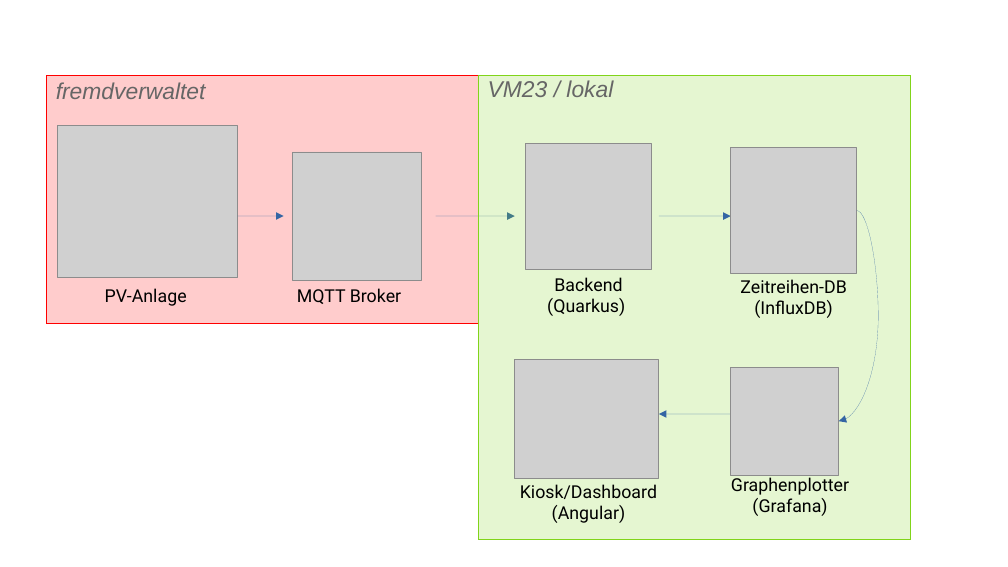
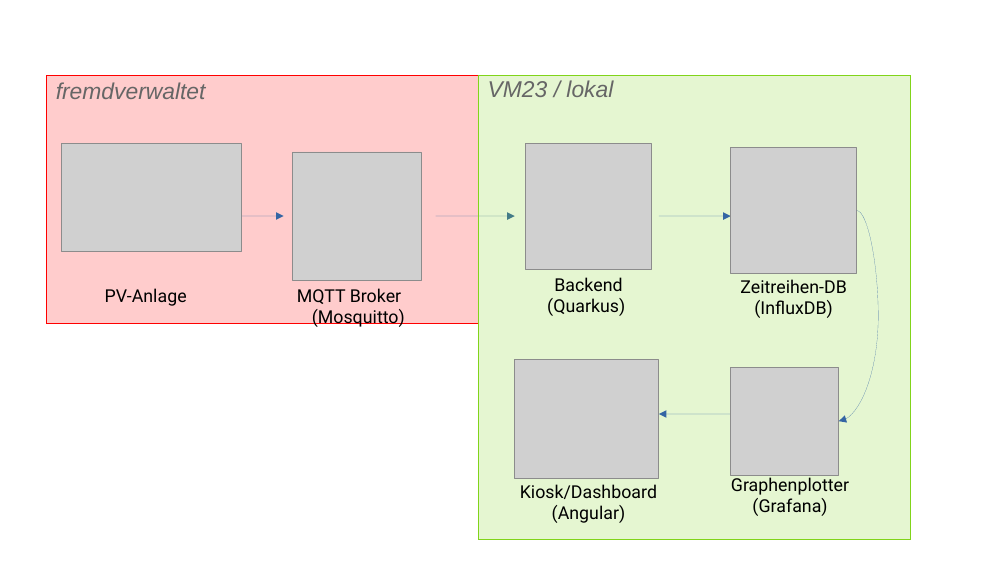
Before and after one commit to RadicSebastian3/2325-4chif-syp-project-iot-dashboard, a slide deck: slide 1 of asciidocs/slides/images/architektur.odp. Drawn at 1008x567 pixels with LibreOffice and Linux fonts; fonts in the diff are those of the drawing; grey boxes stand for pictures. Boxes give left, top, right and bottom in pixels: in the first picture for what was removed or moved away, otherwise in the second. Text is boxed around its words. In the diff, an @@ line names an element or a change of style, - is before the commit and + after.

```diff
--- a/asciidocs/slides/images/architektur.odp
+++ b/asciidocs/slides/images/architektur.odp
@@ picture: place and size @@
-picture at (58, 126, 238, 277)
+picture at (61, 144, 241, 252)
@@ text at (312, 309, 405, 328): paragraph added @@
+(Mosquitto)
```
Also in this commit, not shown: 1 other file.
